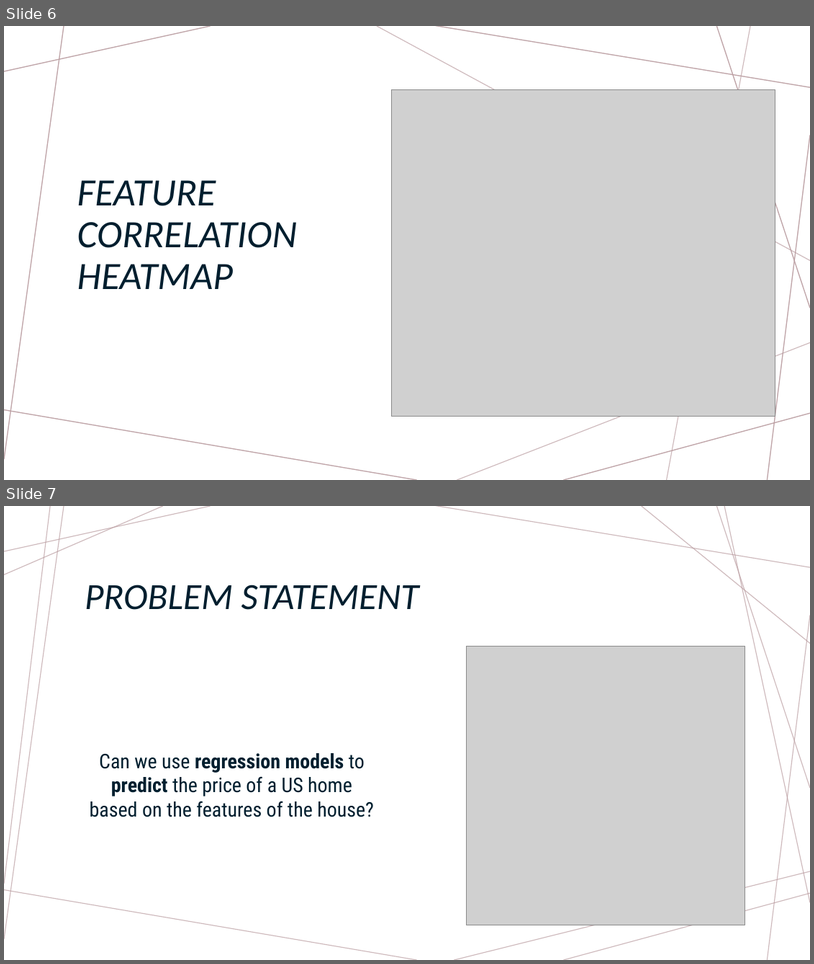
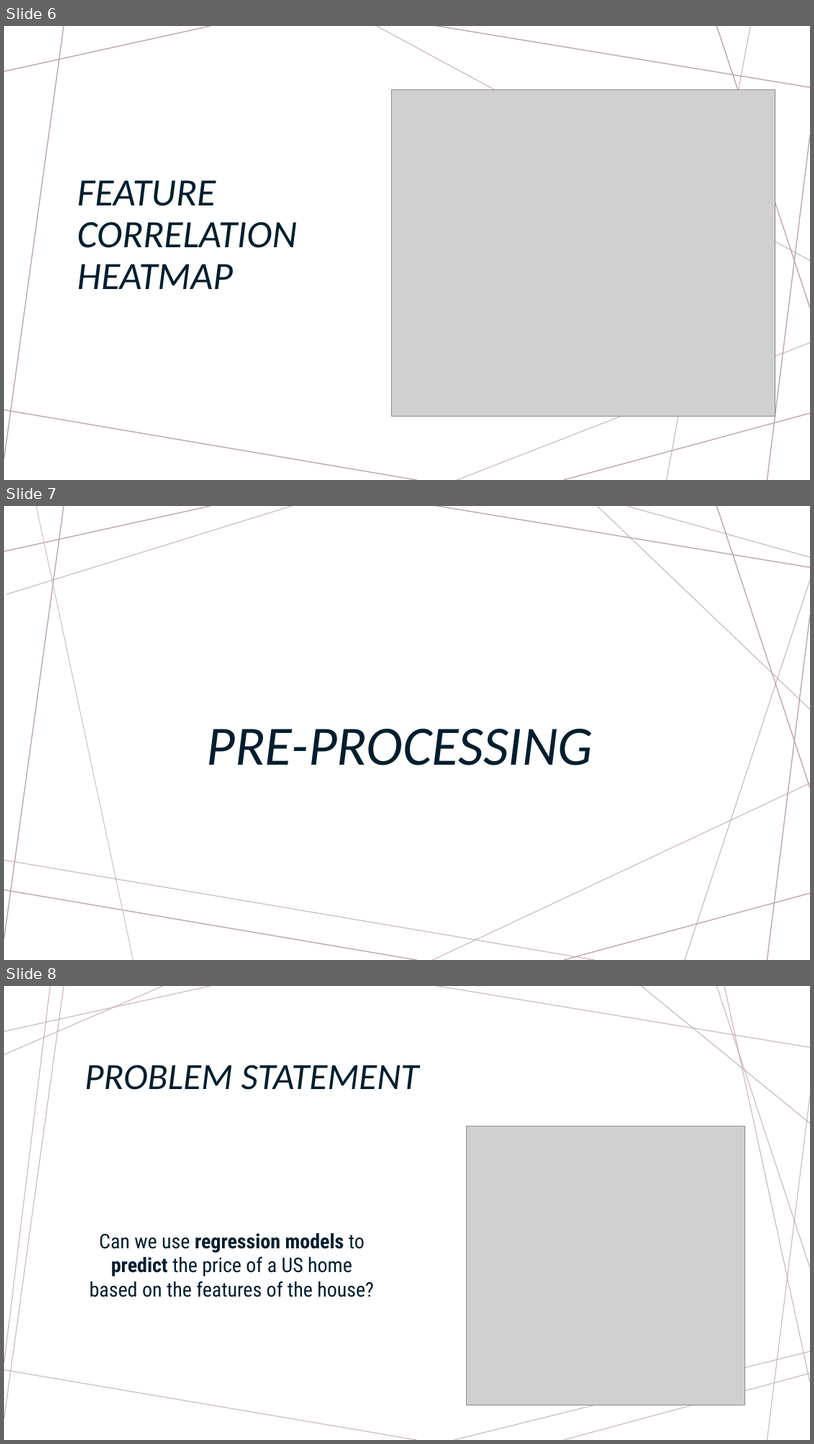
Before and after one commit to ramiwalid/FinalProjectCS301, a slide deck: FinalProjectCS301.pptx. Shown one above the other, each under a label of ours: slides 6 and 7 before the commit, slides 6, 7 and 8 after it. The pictures are 814x964 and 814x1444 pixels, drawn with LibreOffice and Linux fonts; fonts in the diff are those of the drawing; grey boxes stand for pictures. Boxes give left, top, right and bottom in pixels: in the first picture for what was removed or moved away, otherwise in the second. Text is boxed around its words. In the diff, an @@ line names an element or a change of style, - is before the commit and + after.

Commit message:
Added Pre-Processing Slide

```diff
--- a/FinalProjectCS301.pptx
+++ b/FinalProjectCS301.pptx
@@ slide 7 added at <box>4,506,810,960</box>, background #FFFFFF; not listed: 7 template elements that a slide beside it also shows @@
@@ line added from (211, 506) to (4, 551), #BA9CA0 1 pt @@
@@ line added from (64, 506) to (4, 939), #BA9CA0 1 pt @@
@@ line added from (292, 506) to (6, 595), #BA9CA0 1 pt @@
@@ line added from (134, 960) to (36, 506), #D6C4C6 1 pt @@
@@ line added from (810, 567) to (436, 506), #BA9CA0 1 pt @@
@@ line added from (810, 710) to (598, 506), #BA9CA0 1 pt @@
@@ line added from (628, 507) to (810, 557), #BA9CA0 1 pt @@
@@ line added from (810, 788) to (718, 506), #BA9CA0 1 pt @@
@@ line added from (810, 580) to (685, 960), #BA9CA0 1 pt @@
@@ line added from (810, 615) to (767, 960), #BA9CA0 1 pt @@
@@ title added at <box>206,728,593,765</box>, 66 pt, text #001E2E, italic @@
+PRE-PROCESSING
@@ line added from (810, 782) to (433, 960), #BA9CA0 1 pt @@
@@ line added from (595, 960) to (4, 860), #BA9CA0 1 pt @@
@@ line added from (417, 960) to (4, 889), #BA9CA0 1 pt @@
@@ line added from (810, 893) to (564, 960), #BA9CA0 1 pt @@
@@ what was slide 7 is now slide 8 @@
```
